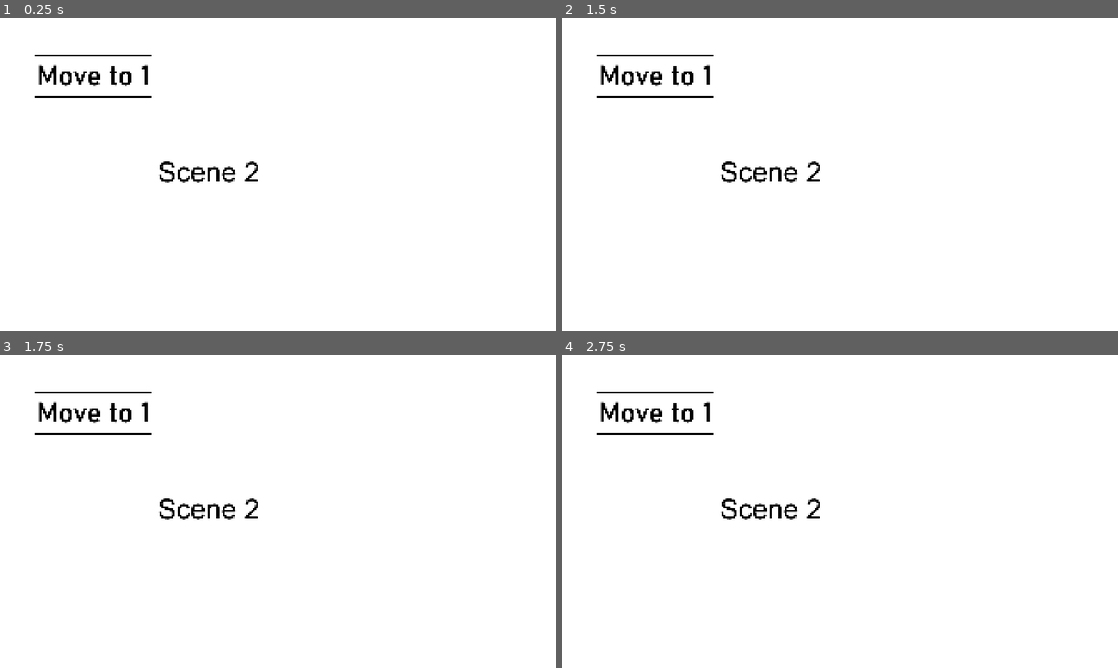
Above: before the commit, frames 1-4 (two rows, left to right).
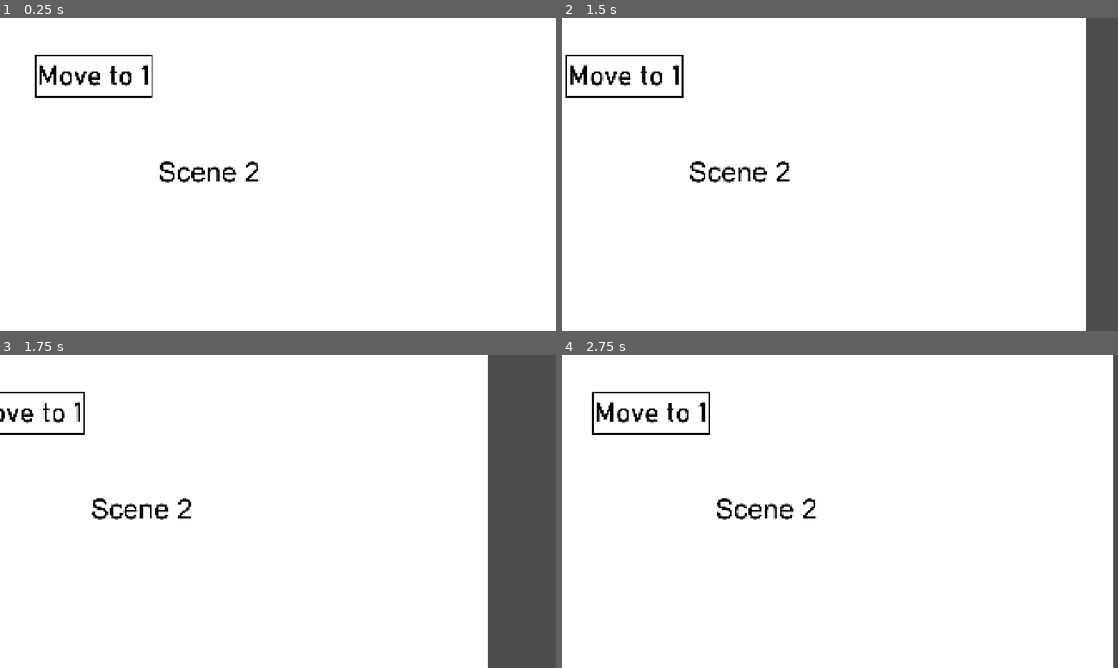
Above: after the commit, the same moments.

Repository: LuzrRoxx/undersurface-pnc
Game: Godot game, scene res://Scenes/Scene2Debug.tscn
Two runs of this game, one before a commit and one after it. Both use one fixed random seed, a clock stepped at 60 frames per second and the inputs below. The project has no main scene, so this scene is started directly.
Inputs (mouse positions are in pixels of both pictures, inside the frame that each line leads up to):
- Up to frame 1 (0.25 s): no input
- Up to frame 2 (1.5 s): tap Enter at 0.5 s; move the mouse to (656, 77) at 0.52 s; click (656, 77) at 0.6 s; tap Space at 1.25 s; move the mouse to (1101, 174) at 1.27 s; click (1101, 174) at 1.35 s
- Up to frame 3 (1.75 s): no input
- Up to frame 4 (2.75 s): move the mouse to (578, 511) at 2.02 s; click (578, 511) at 2.1 s

The runs differ from the first frame. In frame 1, 0.3% of the frame differs, in the area x 6-47%, y 11-53%; in frame 2, 7.1%; in frame 3, 14%, in the area x 0-100%, y 0-100%; in frame 4, 2.2%.

Commit message:
PANNABLE CAMERAS BITCH!!!

Diff:
--- a/Scenes/Asset Scenes/cameraPannable.tscn
+++ b/Scenes/Asset Scenes/cameraPannable.tscn
@@ -8,24 +8,26 @@
 [sub_resource type="RectangleShape2D" id="RectangleShape2D_vbgi6"]
 size = Vector2(122, 1080)
 
-[node name="Camera2D" type="Camera2D" unique_id=1964069265]
+[node name="Node2D" type="Node2D" unique_id=1803773333]
+
+[node name="Camera2D" type="Camera2D" parent="." unique_id=1964069265]
 script = ExtResource("1_vbgi6")
 
-[node name="rightArea" type="Area2D" parent="." unique_id=762222228]
+[node name="rightArea" type="Area2D" parent="Camera2D" unique_id=762222228]
 unique_name_in_owner = true
 position = Vector2(900, 0)
 
-[node name="CollisionShape2D" type="CollisionShape2D" parent="rightArea" unique_id=857196749]
+[node name="CollisionShape2D" type="CollisionShape2D" parent="Camera2D/rightArea" unique_id=857196749]
 shape = SubResource("RectangleShape2D_x402p")
 
-[node name="leftArea" type="Area2D" parent="." unique_id=1380418916]
+[node name="leftArea" type="Area2D" parent="Camera2D" unique_id=1380418916]
 unique_name_in_owner = true
 position = Vector2(-900, 0)
 
-[node name="CollisionShape2D" type="CollisionShape2D" parent="leftArea" unique_id=248728931]
+[node name="John" type="CollisionShape2D" parent="Camera2D/leftArea" unique_id=248728931]
 shape = SubResource("RectangleShape2D_vbgi6")
 
-[connection signal="mouse_entered" from="rightArea" to="." method="_on_right_area_mouse_entered"]
-[connection signal="mouse_exited" from="rightArea" to="." method="_on_right_area_mouse_exited"]
-[connection signal="mouse_entered" from="leftArea" to="." method="_on_left_area_mouse_entered"]
-[connection signal="mouse_exited" from="leftArea" to="." method="_on_left_area_mouse_exited"]
+[connection signal="mouse_entered" from="Camera2D/rightArea" to="Camera2D" method="_on_right_area_mouse_entered"]
+[connection signal="mouse_exited" from="Camera2D/rightArea" to="Camera2D" method="_on_right_area_mouse_exited"]
+[connection signal="mouse_entered" from="Camera2D/leftArea" to="Camera2D" method="_on_left_area_mouse_entered"]
+[connection signal="mouse_exited" from="Camera2D/leftArea" to="Camera2D" method="_on_left_area_mouse_exited"]
--- a/Scenes/Asset Scenes/camera_pannable.gd
+++ b/Scenes/Asset Scenes/camera_pannable.gd
@@ -10,6 +10,12 @@
 var moving_left: bool = false
 var moving_right: bool = false
 
+@onready var leftCollision = %leftArea/John
+@onready var rightCollision = %rightArea/CollisionShape2D
+
+func _ready():
+	pass
+
 func _process(delta):
 	var pos = global_position
 
@@ -18,20 +24,18 @@
 		if pos.x >= rightLimit:
 			pos.x = rightLimit
 			moving_right = false
-			rightArea.disabled = true
-
 
 	elif moving_left:
 		pos.x -= speed * delta
 		if pos.x <= leftLimit:
 			pos.x = leftLimit
 			moving_left = false
-			leftArea.disabled = true
 
+	global_position = pos
 
 func _on_right_area_mouse_entered() -> void:
 	if global_position.x < rightLimit:
-		print("right_entered")
+		print("rightentered")
 		moving_right = true
 func _on_right_area_mouse_exited() -> void:
 	if global_position.x < rightLimit:
--- a/Scenes/Scene2Debug.tscn
+++ b/Scenes/Scene2Debug.tscn
@@ -7,19 +7,21 @@
 [node name="Node2D" type="Node2D" unique_id=2091835540]
 
 [node name="Scene2" type="Sprite2D" parent="." unique_id=2099050655]
-position = Vector2(960, 540)
 texture = ExtResource("1_ul3tw")
 
 [node name="Node2D" parent="." unique_id=705109945 instance=ExtResource("2_gty4v")]
-position = Vector2(323.00003, 201)
+position = Vector2(-637, -339)
 scale = Vector2(20.185, 7.275)
 
 [node name="Area2D" parent="Node2D" index="0" unique_id=516137140]
 target_scene = "C:/Users/srlwa/Documents/undersurface-pnc/Scenes/Scene1Debug.tscn"
 
-[node name="Camera2D" parent="." unique_id=1964069265 instance=ExtResource("3_6fnys")]
-position = Vector2(961, 540)
+[node name="Node2D2" parent="." unique_id=1803773333 instance=ExtResource("3_6fnys")]
+
+[node name="Camera2D" parent="Node2D2" index="0" unique_id=1964069265]
 rightLimit = 900.0
+leftLimit = -900.0
+speed = 500.0
 
 [editable path="Node2D"]
-[editable path="Camera2D"]
+[editable path="Node2D2"]
